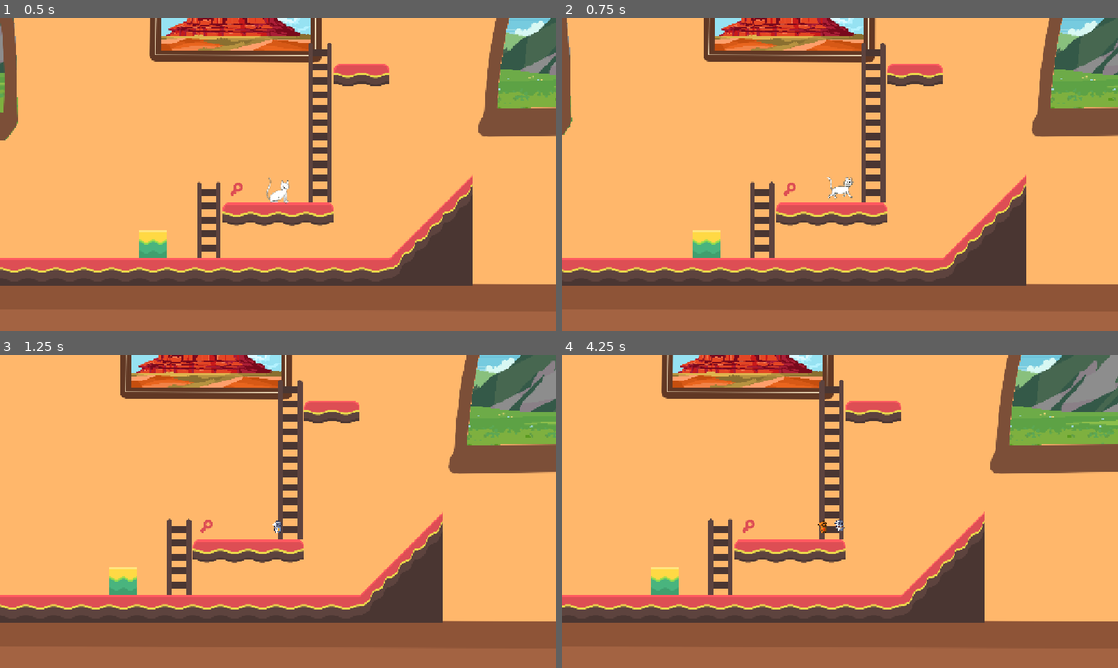
Above: before the commit, frames 1-4 (two rows, left to right).
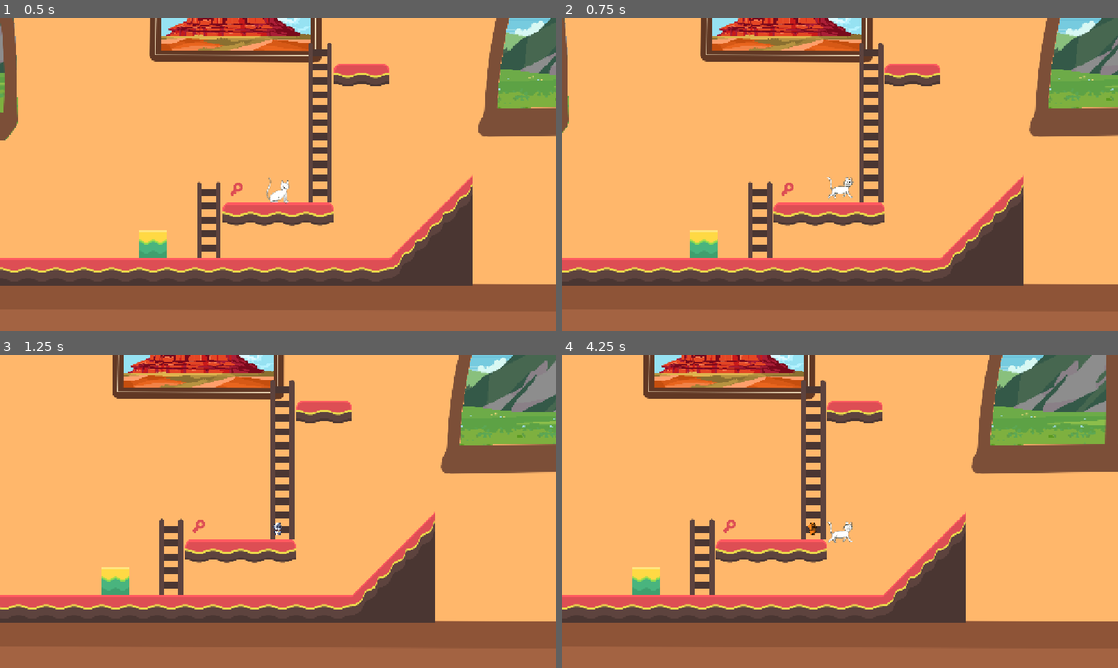
Above: after the commit, the same moments.

Repository: Fantasiel/GameJam25
Game: Godot game, scene res://scenes/levels/test.tscn
Two runs of this game, one before a commit and one after it. Both use one fixed random seed, a clock stepped at 60 frames per second and the inputs below.
Inputs:
- Up to frame 1 (0.5 s): no input
- Up to frame 2 (0.75 s): hold Right (move_right) from 0.53 s (still down); tap Space (jump) at 0.6 s
- Up to frame 3 (1.25 s): keep holding Right (move_right); tap Space (jump) at 0.77, 1.07 s
- Up to frame 4 (4.25 s): tap Delete (die) at 1.35 s; tap Space (jump) at 1.52, 1.55, 1.82, 2.3, 3.02, 3.05, 3.32, 3.6, 3.77, 4.07 s; release Right (move_right) at 2.03 s; hold Left (move_left) 2.03-2.78 s; tap F (interact) at 2.1 s; hold Right (move_right) from 2.78 s (still down); tap Ctrl (replay) at 2.85 s

Frame 1 is identical in both runs. In frame 2, 4.2% of the frame differs, in the area x 0-100%, y 0-86%; in frame 3, 9.5%; in frame 4, 15%.

Commit message:
Fix cat sidewards jumping

Diff:
--- a/scenes/cat/cat.gd
+++ b/scenes/cat/cat.gd
@@ -59,10 +59,12 @@
 			_jump(delta)
 			# maybe exploitable, so just reset charge timestamp after jump
 			jump_charge_timestamp = null
+			return
 
 	# handle falling
 	if not is_on_floor():
 		_falling(delta)
+		return
 
 	# handle interact
 	if _get_input("pressed", "interact"):
